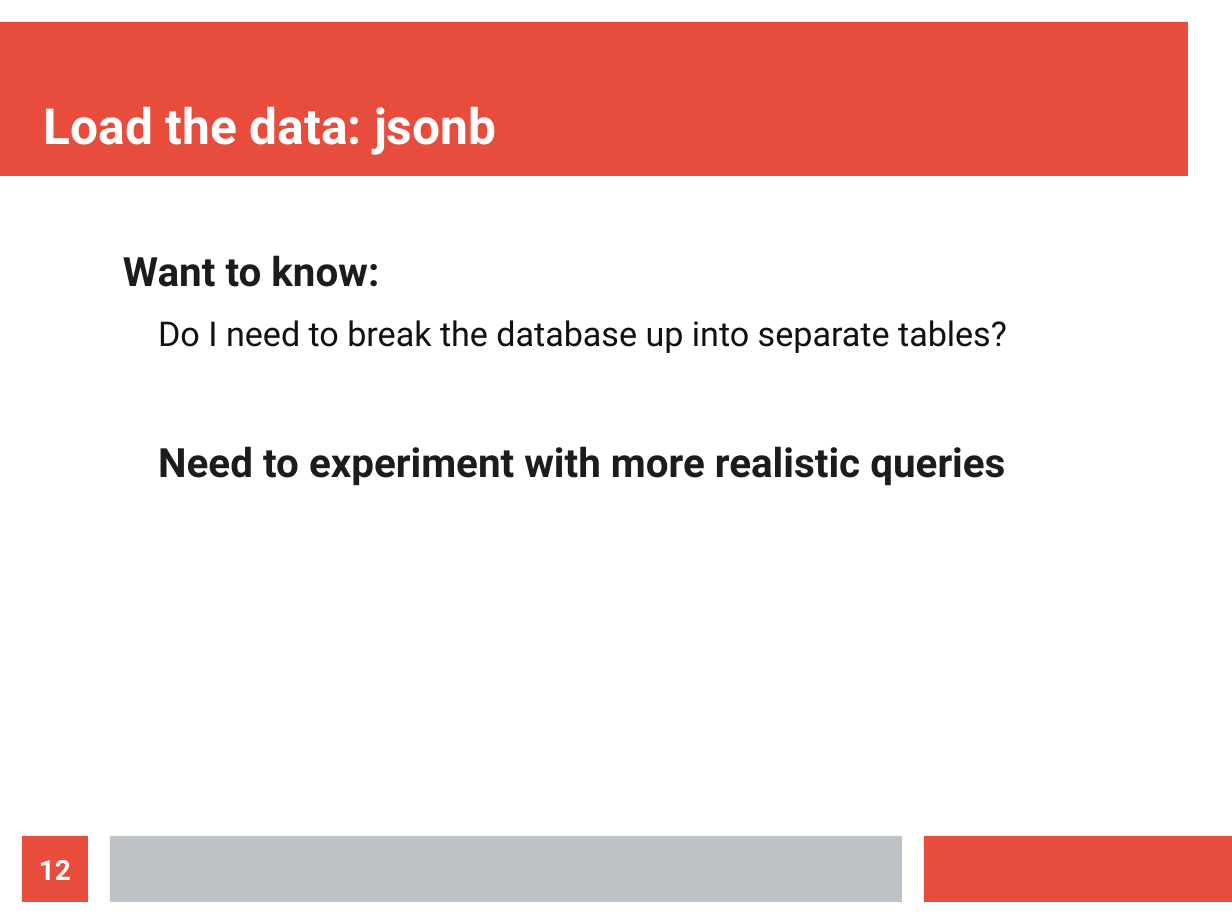
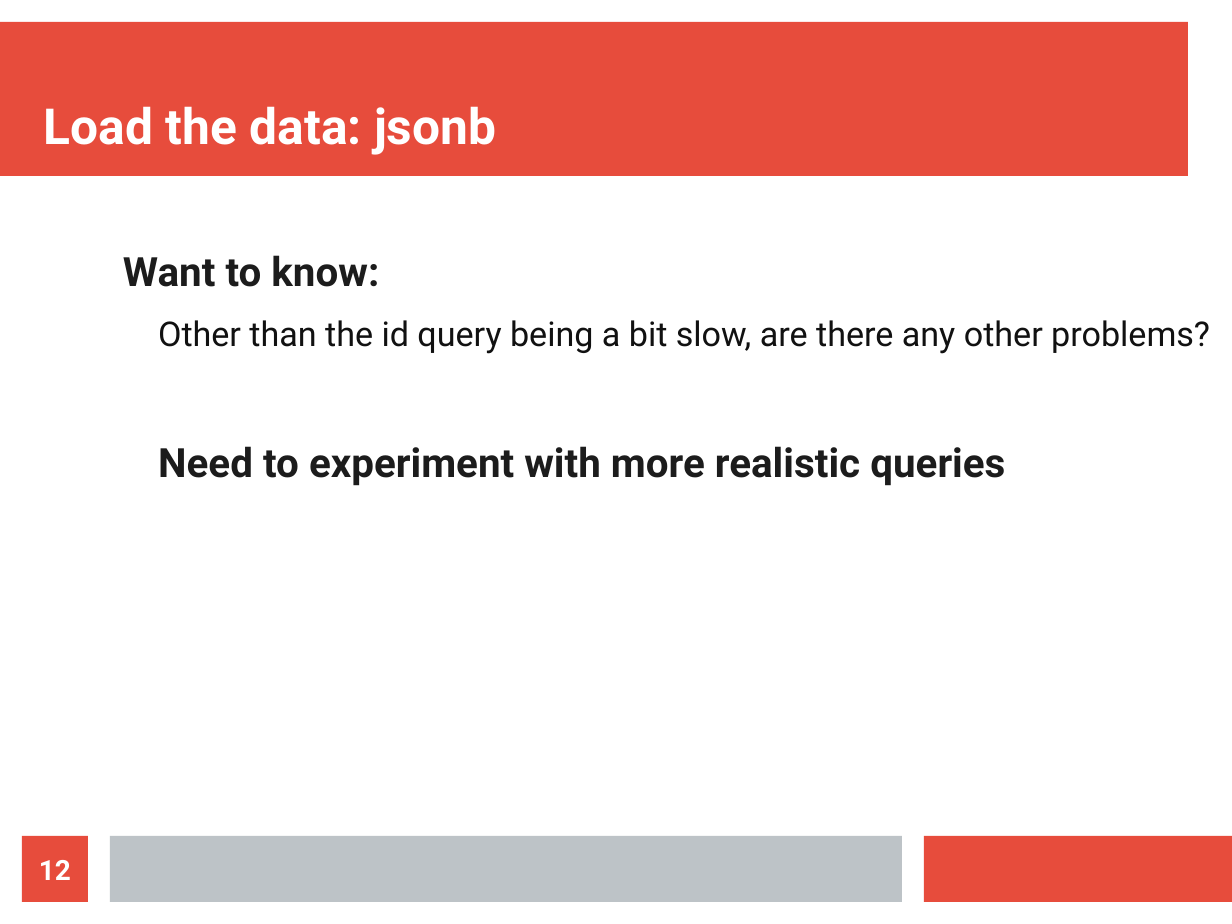
Before and after one commit to j-toma/wikidata, a slide deck: slide 12 of wikidata0-02.odp. Drawn at 1232x924 pixels with LibreOffice and Linux fonts; fonts in the diff are those of the drawing. Boxes give left, top, right and bottom in pixels: in the first picture for what was removed or moved away, otherwise in the second. Text is boxed around its words. In the diff, an @@ line names an element or a change of style, - is before the commit and + after.

```diff
--- a/wikidata0-02.odp
+++ b/wikidata0-02.odp
@@ text at (158,320,1210,354): text changed @@
-  Do I need to break the database up into separate tables?
+  Other than the id query being a bit slow, are there any other problems?
```
Also in this commit, not shown: 4 other slides changed, 1 other file.
